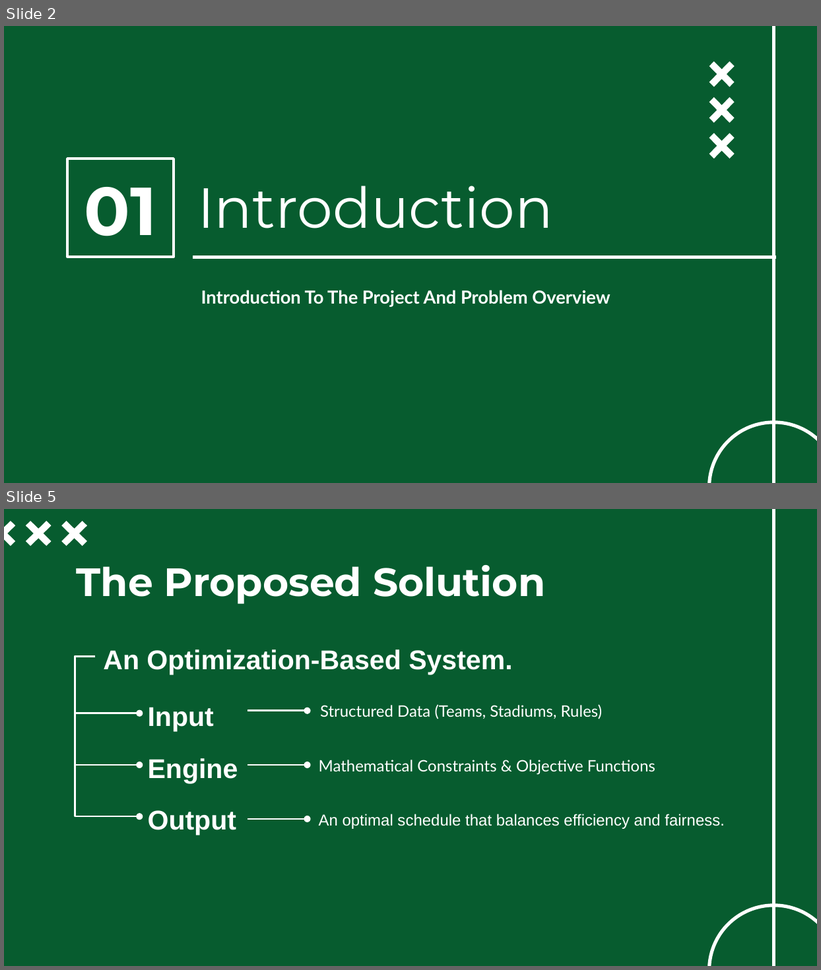
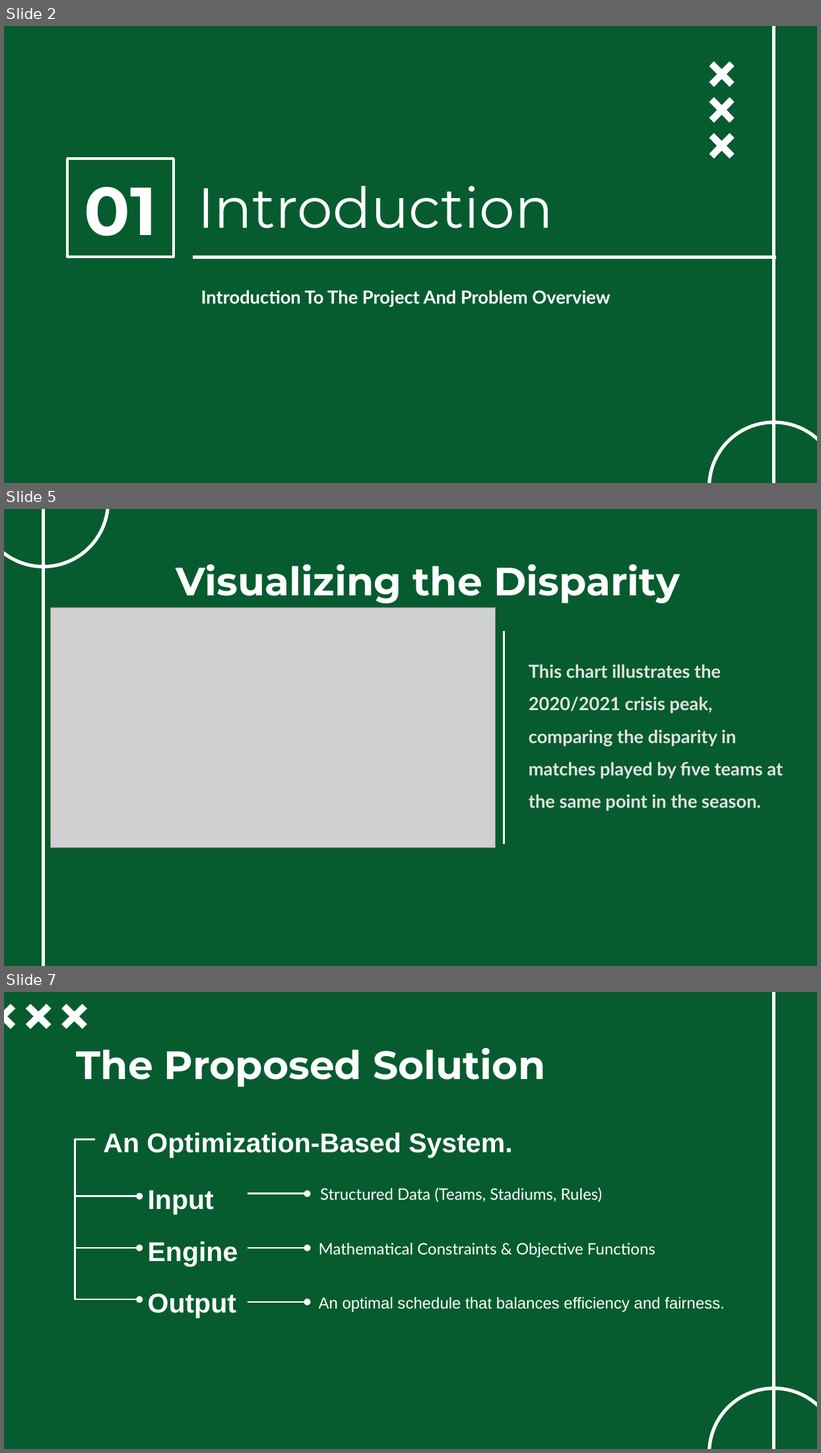
Before and after one commit to ghassanelgendy/egyptian-premier-league-schedule-optimizer, a slide deck: Documentations/presentation V1.pptx. Shown one above the other, each under a label of ours: slides 2 and 5 before the commit, slides 2, 5 and 7 after it; the slides between them are not shown. The pictures are 821x970 and 821x1453 pixels, drawn with LibreOffice and Linux fonts; fonts in the diff are those of the drawing; grey boxes stand for pictures; background and template pictures are left out. Boxes give left, top, right and bottom in pixels: in the first picture for what was removed or moved away, otherwise in the second. Text is boxed around its words. In the diff, an @@ line names an element or a change of style, - is before the commit and + after.

```diff
--- a/Documentations/presentation V1.pptx
+++ b/Documentations/presentation V1.pptx
@@ slide 5 added at (4, 509, 817, 966), background picture (left out) @@
@@ ellipse added at (4, 509, 108, 566), outline #FFFFFF 3 pt @@
@@ line added from (43, 509) to (43, 966), #FFFFFF 3 pt @@
@@ title added at (176, 564, 680, 603), 35 pt, text #FFFFFF, bold @@
+Visualizing the Disparity
@@ picture added at (50, 607, 495, 848) @@
@@ line added from (504, 631) to (504, 844), #FFFFFF 1.5 pt @@
@@ text added at (529, 664, 783, 811), 16 pt, text #E3E3E3, bold @@
+This chart illustrates the 2020/2021 crisis peak, comparing the disparity in matches played by five teams at the same point in the season.
@@ what was slide 5 is now slide 7 @@
```
Also in this commit, not shown: 7 slides changed, 2 other slides added, 4 other files.
